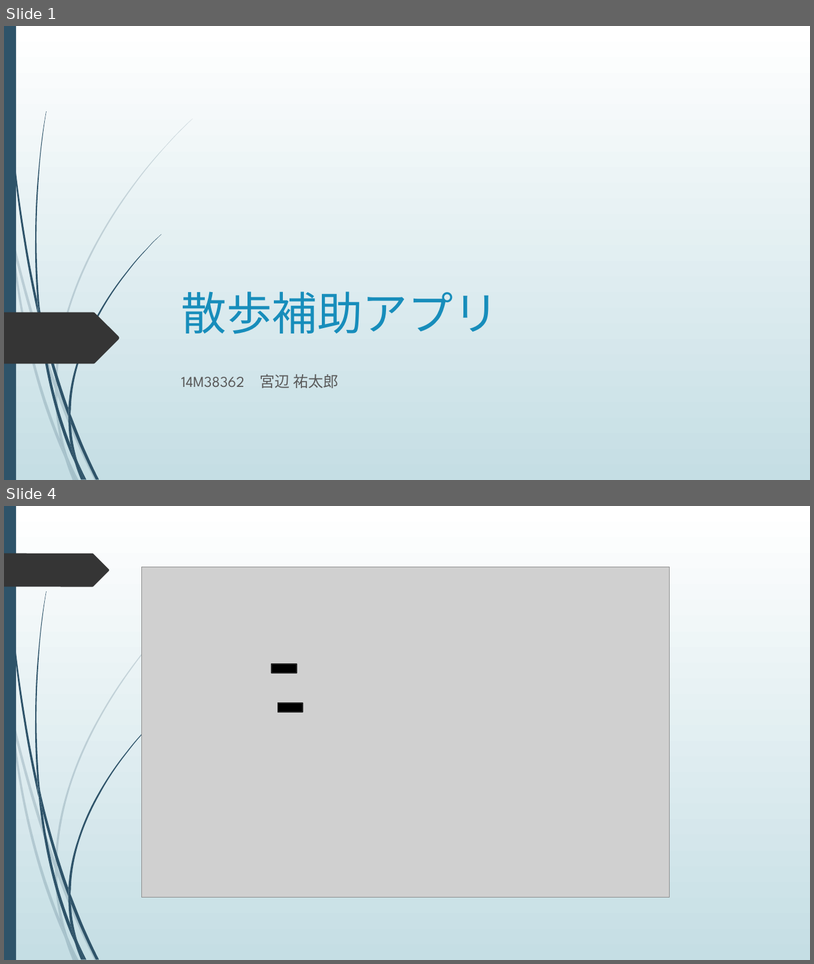
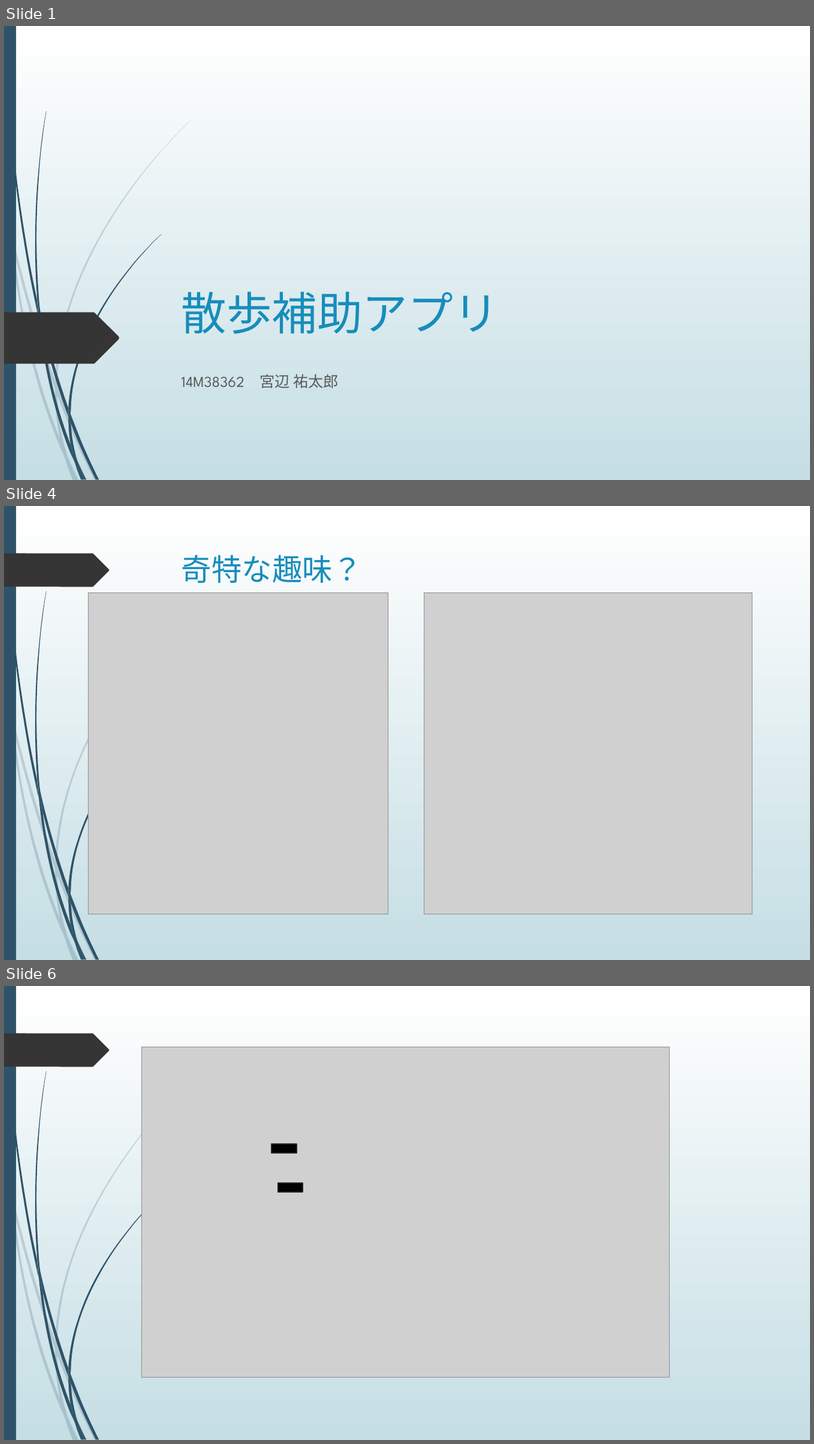
Before and after one commit to yu-chan-m/town, a slide deck: 散歩補助アプリ.pptx. Shown one above the other, each under a label of ours: slides 1 and 4 before the commit, slides 1, 4 and 6 after it; the slides between them are not shown. The pictures are 814x964 and 814x1444 pixels, drawn with LibreOffice and Linux fonts; fonts in the diff are those of the drawing; grey boxes stand for pictures. Boxes give left, top, right and bottom in pixels: in the first picture for what was removed or moved away, otherwise in the second. Text is boxed around its words. In the diff, an @@ line names an element or a change of style, - is before the commit and + after.

```diff
--- a/散歩補助アプリ.pptx
+++ b/散歩補助アプリ.pptx
@@ slide 4 added at [4, 506, 810, 960], background gradient #FFFFFF to #C5DEE5; not listed: 24 template elements that a slide beside it also shows @@
@@ title added at [182, 555, 363, 583], 36 pt, text #178DBB @@
+奇特な趣味？
@@ picture added at [89, 593, 389, 914] @@
@@ picture added at [425, 593, 753, 914] @@
@@ what was slide 4 is now slide 6 @@
```
Also in this commit, not shown: 2 slides changed, 1 other slide added.
